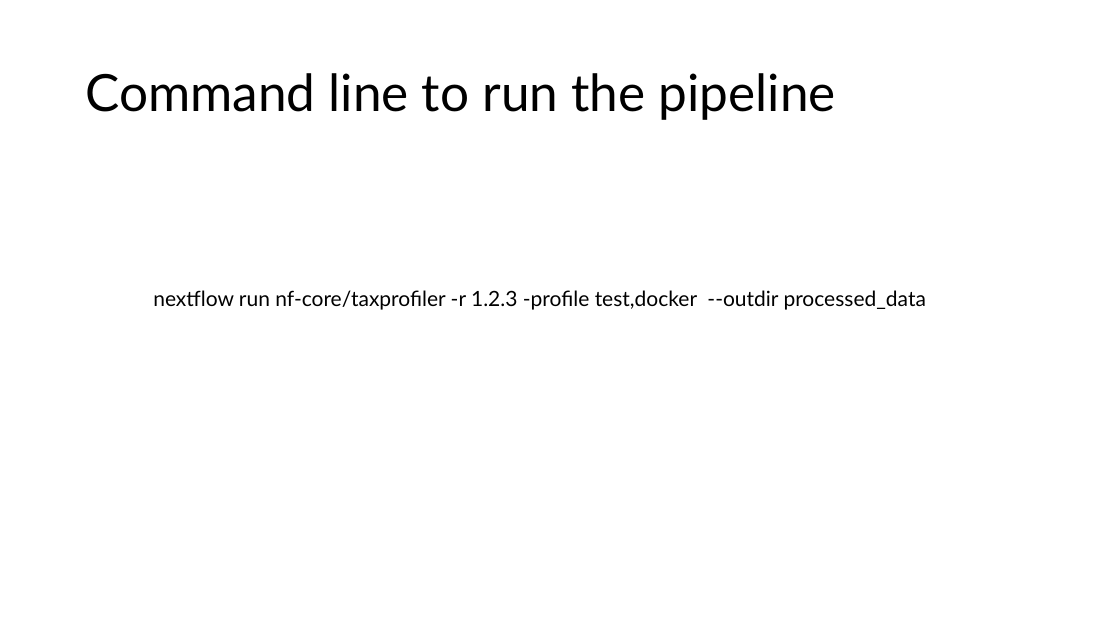
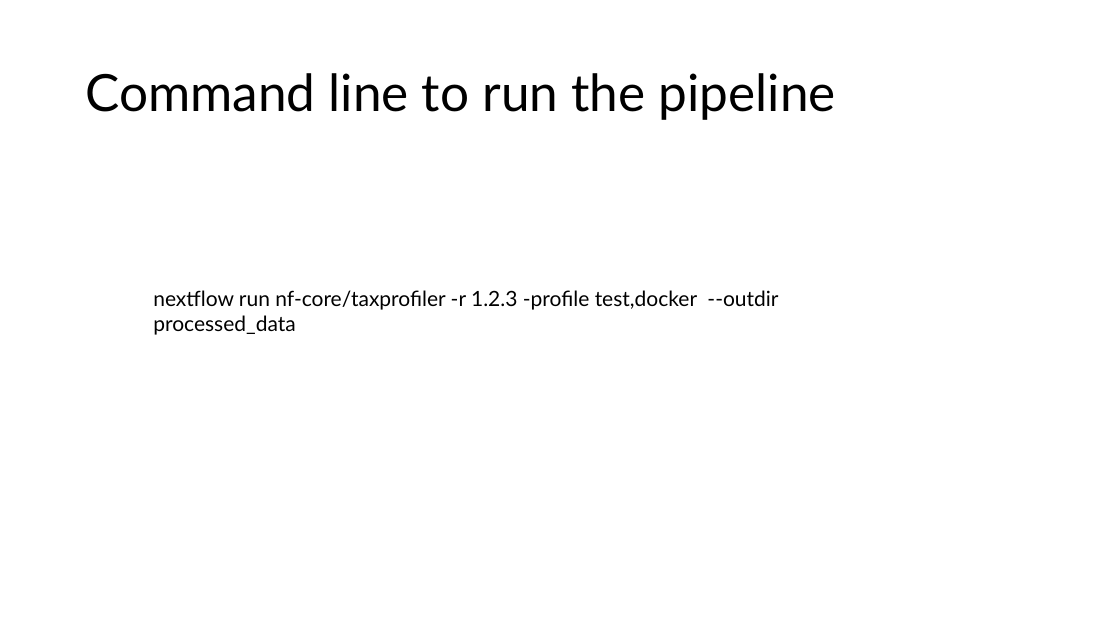
Before and after one commit to biosustain/dsp_metagenomics_training, a slide deck: slide 13 of course_contents/DataProcessing_taxprofiler.pptx. Drawn at 1120x630 pixels with LibreOffice and Linux fonts; fonts in the diff are those of the drawing. Boxes give left, top, right and bottom in pixels: in the first picture for what was removed or moved away, otherwise in the second. Text is boxed around its words. In the diff, an @@ line names an element or a change of style, - is before the commit and + after.

Commit message:
Few more changes in DataProcessing_taxprofiler.pptx

```diff
--- a/course_contents/DataProcessing_taxprofiler.pptx
+++ b/course_contents/DataProcessing_taxprofiler.pptx
@@ text "nextflow run nf-core/taxprofiler -r 1.2.3 ..." rewrapped from [153, 290, 926, 310] to [153, 290, 778, 335] @@
```
Also in this commit, not shown: 4 other slides changed.
